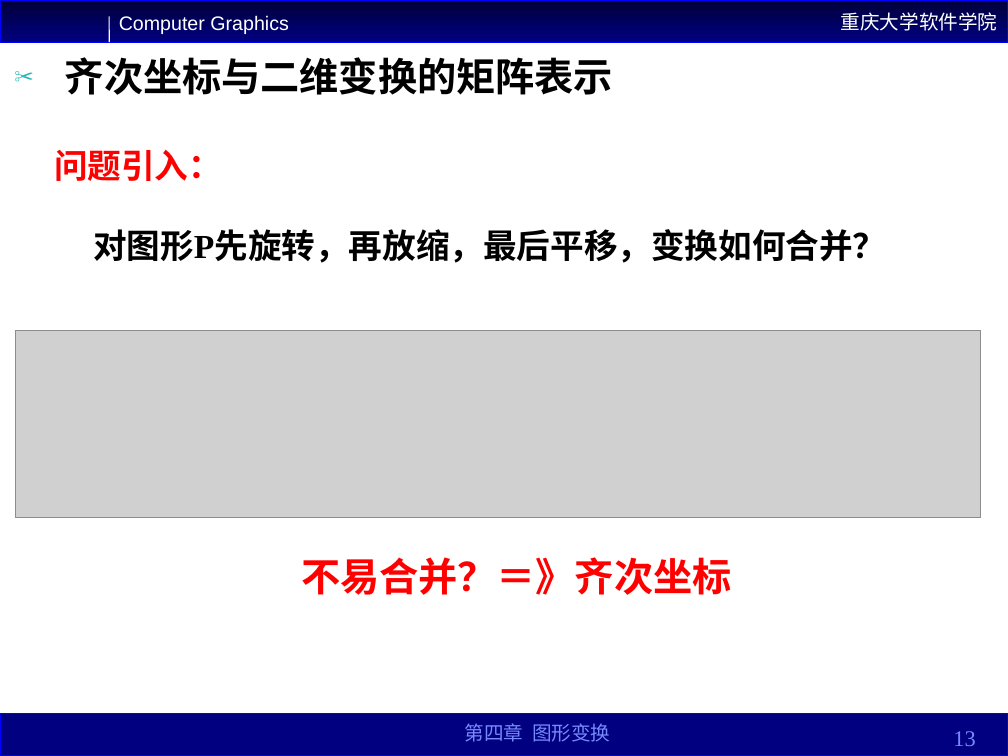
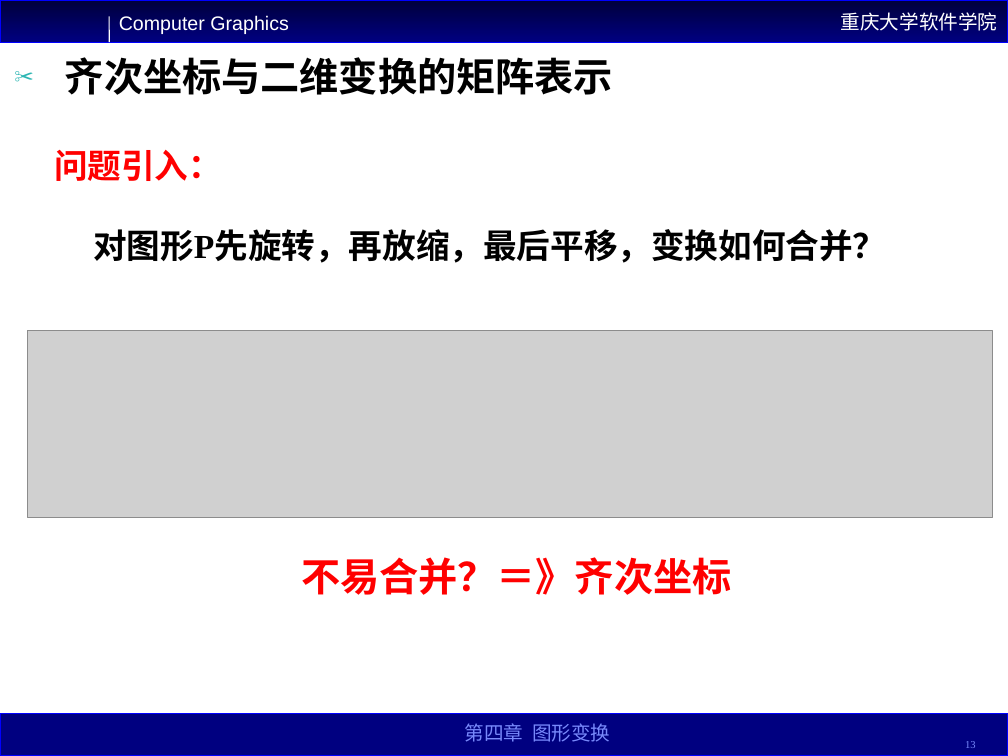
Before and after one commit to YYYYWD/Common, a slide deck: slide 13 of 大三上课件/计算机图形学/第四章.ppt. Drawn at 1008x756 pixels with LibreOffice and Linux fonts; fonts in the diff are those of the drawing; grey boxes stand for pictures. Boxes give left, top, right and bottom in pixels: in the first picture for what was removed or moved away, otherwise in the second. Text is boxed around its words. In the diff, an @@ line names an element or a change of style, - is before the commit and + after.

```diff
--- a/大三上课件/计算机图形学/第四章.ppt
+++ b/大三上课件/计算机图形学/第四章.ppt
@@ picture moved from (x1=16, y1=331, x2=981, y2=517) to (x1=27, y1=331, x2=992, y2=517) @@
@@ page number at (x1=965, y1=741, x2=976, y2=748): size 16 to 7.6 pt; line spacing 1 to 0.8 @@
```
Also in this commit, not shown: 3 other slides changed, 44 other files.
